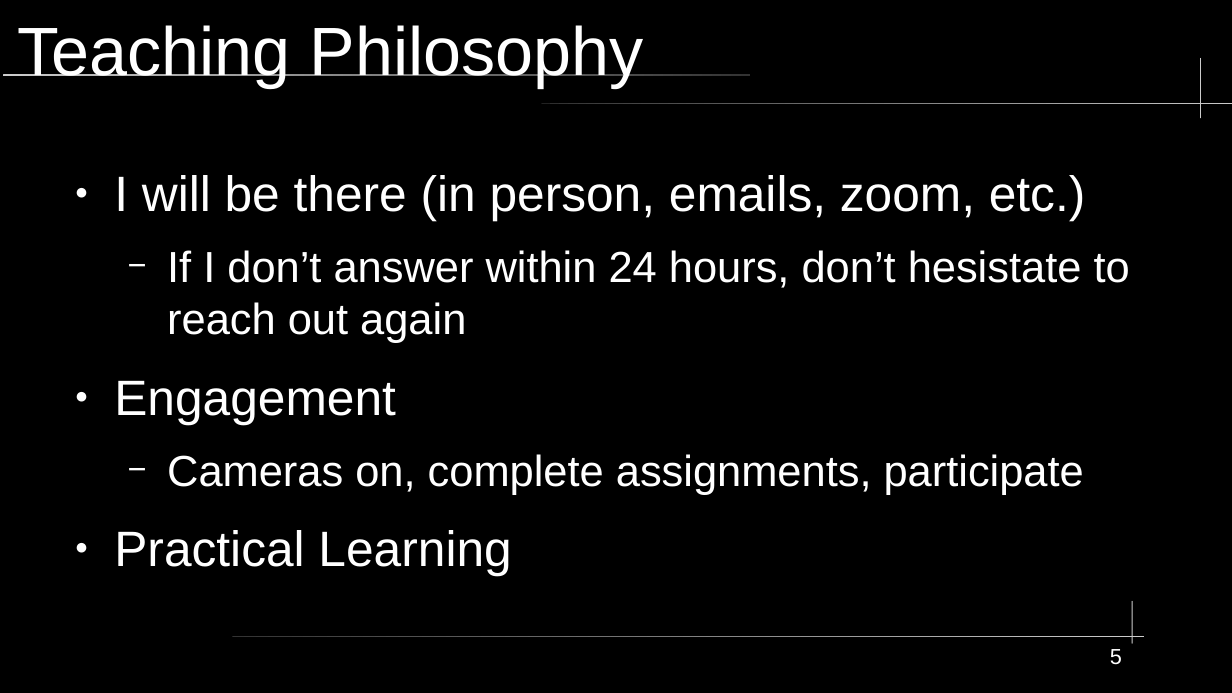
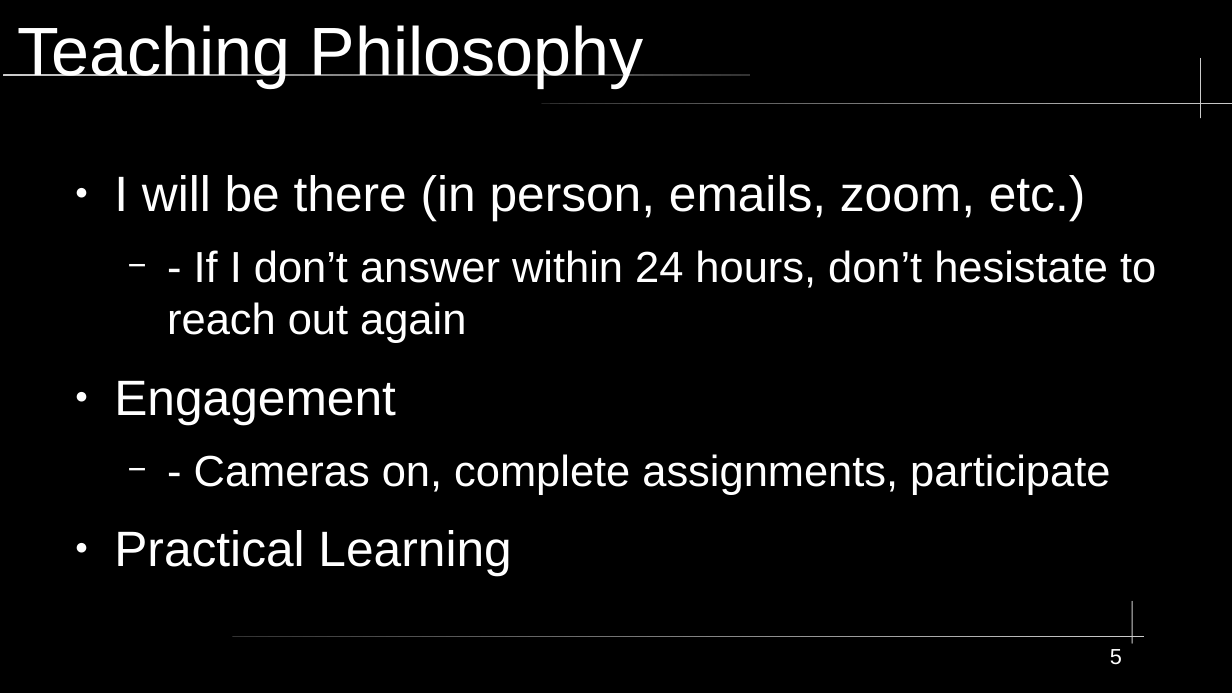
Before and after one commit to xXxSpicyBoiiixXx/COMPSFI-202, a slide deck: slide 5 of Fall2025-Introductions.odp. Drawn at 1232x693 pixels with LibreOffice and Linux fonts; fonts in the diff are those of the drawing. Boxes give left, top, right and bottom in pixels: in the first picture for what was removed or moved away, otherwise in the second. Text is boxed around its words. In the diff, an @@ line names an element or a change of style, - is before the commit and + after.

```diff
--- a/Fall2025-Introductions.odp
+++ b/Fall2025-Introductions.odp
@@ text at bbox=[167, 250, 1156, 343]: text changed @@
-  − If I don’t answer within 24 hours, don’t hesistate to reach out again
+  − - If I don’t answer within 24 hours, don’t hesistate to reach out again
@@ text at bbox=[194, 454, 1110, 495]: text changed @@
-  − Cameras on, complete assignments, participate
+  − - Cameras on, complete assignments, participate
```
Also in this commit, not shown: 2 other slides changed, 25 other files.
